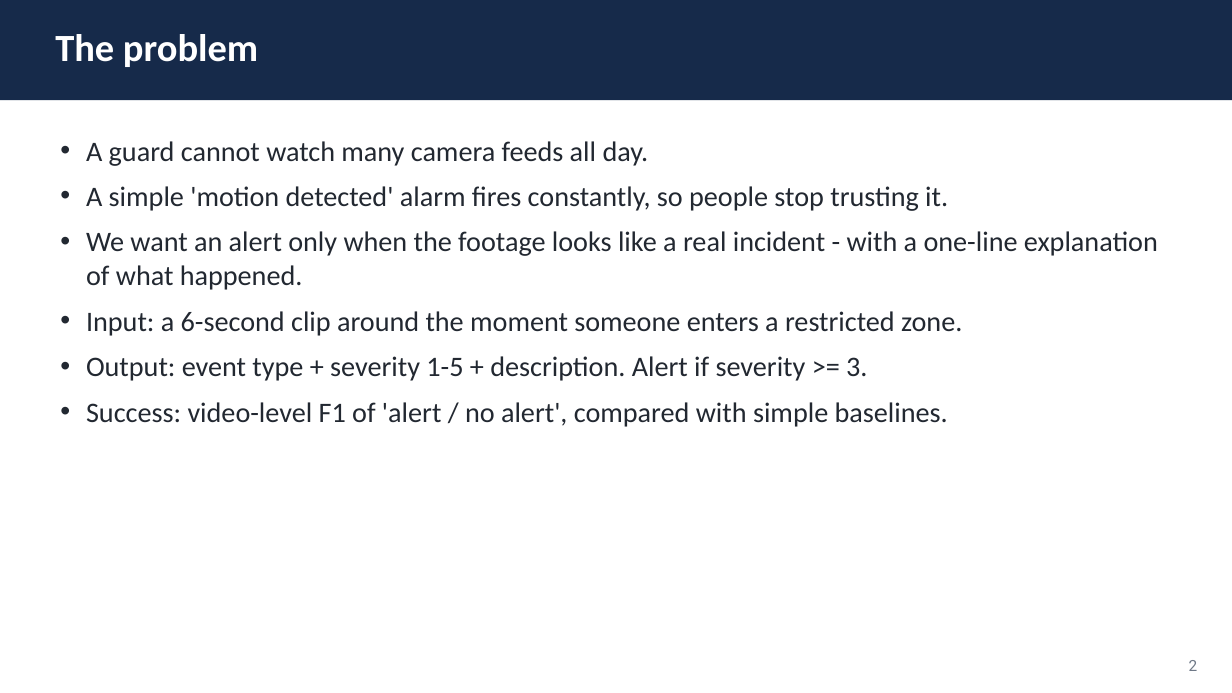
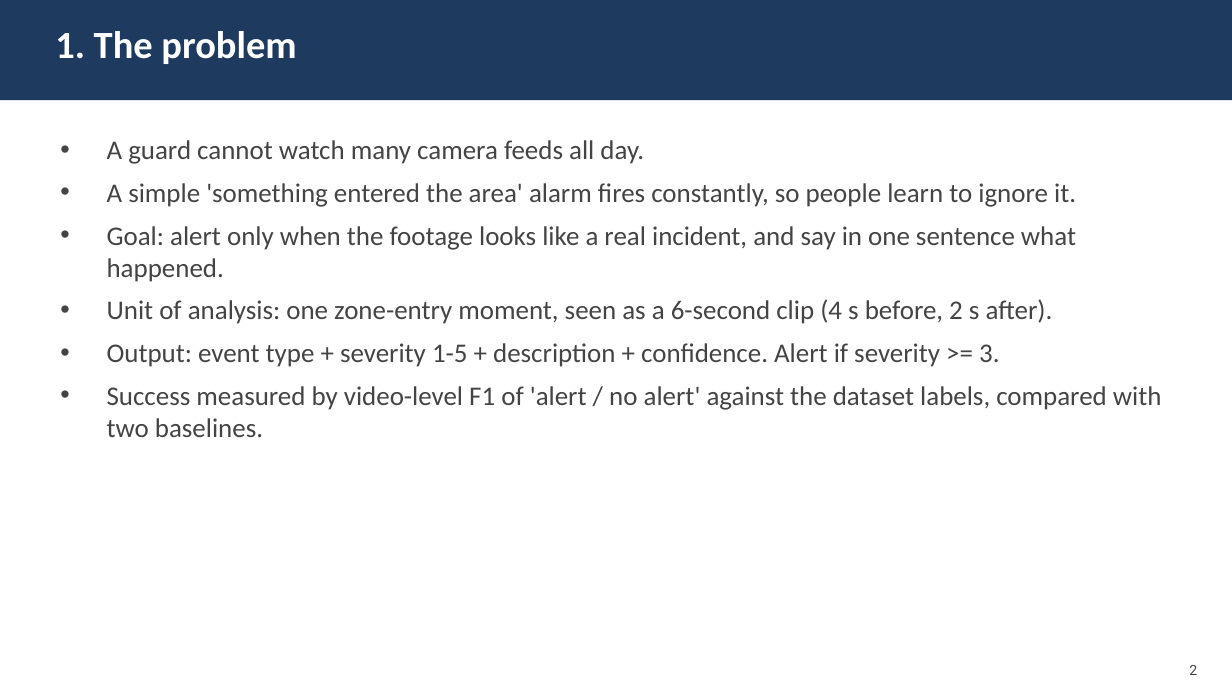
Before and after one commit to Tanya-74/SmartCCTV_Project, a slide deck: slide 2 of report/Final_Presentation.pptx. Drawn at 1232x693 pixels with LibreOffice and Linux fonts; fonts in the diff are those of the drawing. Boxes give left, top, right and bottom in pixels: in the first picture for what was removed or moved away, otherwise in the second. Text is boxed around its words. In the diff, an @@ line names an element or a change of style, - is before the commit and + after.

```diff
--- a/report/Final_Presentation.pptx
+++ b/report/Final_Presentation.pptx
@@ rectangle at [0,0,1232,100]: fill #162A4A to #1F3A5F @@
@@ text at [55,31,296,64]: text changed @@
-The problem
+1. The problem
@@ text at [107,140,644,164]: size 22 to 21 pt, text colour #222831 to #444444 in "A guard cannot watch many camera feeds ..."; indent changed; less space between paragraphs @@
@@ text at [107,183,1162,437]: text changed; size 22 to 21 pt; text colour #222831 to #444444 @@
-• A simple 'motion detected' alarm fires constantly, so people stop trusting it.
-• We want an alert only when the footage looks like a real incident - with a one-line explanation of what happened.
-• Input: a 6-second clip around the moment someone enters a restricted zone.
-• Output: event type + severity 1-5 + description. Alert if severity >= 3.
-• Success: video-level F1 of 'alert / no alert', compared with simple baselines.
+• A simple 'something entered the area' alarm fires constantly, so people learn to ignore it.
+• Goal: alert only when the footage looks like a real incident, and say in one sentence what happened.
+• Unit of analysis: one zone-entry moment, seen as a 6-second clip (4 s before, 2 s after).
+• Output: event type + severity 1-5 + description + confidence. Alert if severity >= 3.
+• Success measured by video-level F1 of 'alert / no alert' against the dataset labels, compared with two baselines.
@@ text "2" at [1189,665,1197,675]: size 12 to 11 pt, text colour #6E7887 to #444444 @@
```
Also in this commit, not shown: 7 other slides changed, 7 slides added, 5 slides removed, 16 other files.
